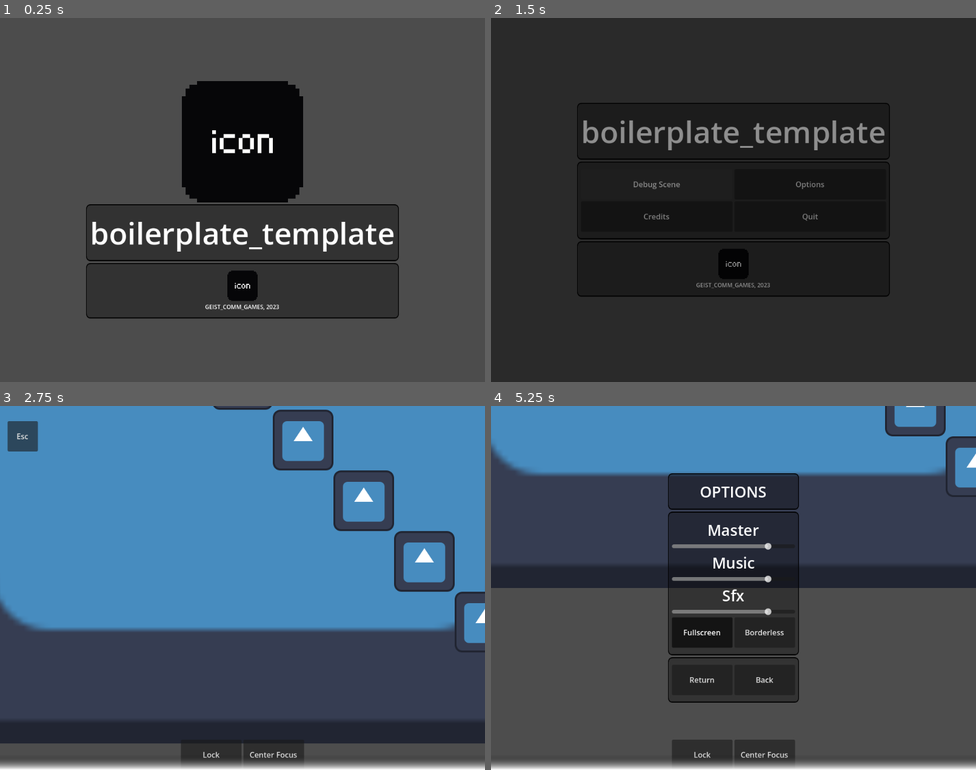
Above: before the commit, frames 1-4 (two rows, left to right).
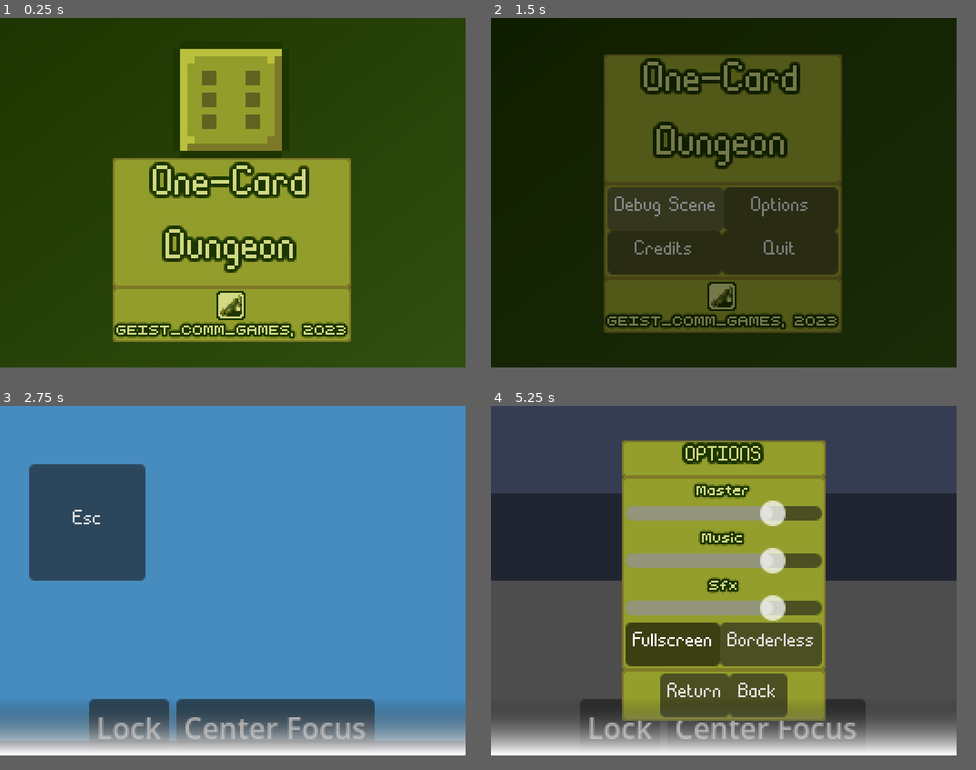
Above: after the commit, the same moments.

Repository: mperez68/one-card-clone
Game: Godot game, scene res://main_scenes/menus/splash.tscn
The game is run twice, just before and just after one commit, with the same random seed, the same clock (stepped at 60 frames per second) and the same inputs. The engine's default icon, where the game draws it, is replaced by a stand-in: a white triangle on a blue panel in a dark square. Sound files missing from this copy of the repository are replaced by a short silence.
Inputs (mouse positions are in pixels of both pictures, inside the frame that each line leads up to):
- Up to frame 1 (0.25 s): no input
- Up to frame 2 (1.5 s): tap Enter at 0.5 s; move the mouse to (840, 181) at 0.52 s; tap S (scroll_down) at 0.6 s; click (840, 181) at 0.67 s; click "Debug Scene" at 1.25 s
- Up to frame 3 (2.75 s): click "Lock" at 2 s
- Up to frame 4 (5.25 s): click "Center Focus" at 2.75 s; click "Esc" at 3.5 s; click "Borderless" at 4.25 s; click "Lock" at 5 s
In our replay, the window is 800x600 before the commit and 768x576 after it. These sizes can differ from the game's own. Grey fills any space a smaller window leaves; there, only what the larger window draws over its background counts as a difference.

The runs differ from the first frame. In frame 1, 92% of the frame differs, in the area x 0-96%, y 0-96%; in frame 2, 80%; in frame 3, 48%; in frame 4, 69%.

Commit message:
resize, basic assets

Diff:
--- a/main_scenes/menus/credits_menu.tscn
+++ b/main_scenes/menus/credits_menu.tscn
@@ -4,6 +4,7 @@
 [ext_resource type="Theme" uid="uid://dxyu51du6xt8k" path="res://resources/ui/menu_theme.tres" id="1_o7a4m"]
 [ext_resource type="LabelSettings" uid="uid://vgt8qx0a0bxr" path="res://resources/ui/footer_settings.tres" id="2_f2ib0"]
 [ext_resource type="Script" uid="uid://cvv7h4qtri4g8" path="res://main_scenes/menus/scripts/menu_control.gd" id="2_not5v"]
+[ext_resource type="PackedScene" uid="uid://bbtuq7qy671l2" path="res://ui/bg_rect.tscn" id="3_not5v"]
 [ext_resource type="Script" uid="uid://bdimxwm4psorj" path="res://ui/scripts/credits_footer.gd" id="4_not5v"]
 [ext_resource type="PackedScene" uid="uid://c1iwfo7rduuxg" path="res://ui/quit_button.tscn" id="5_p5o37"]
 [ext_resource type="PackedScene" uid="uid://c18qfne8f4xr5" path="res://ui/footer_container.tscn" id="6_o7a4m"]
@@ -17,6 +18,9 @@
 grow_vertical = 2
 theme = ExtResource("1_o7a4m")
 script = ExtResource("2_not5v")
+
+[node name="BgRect" parent="." unique_id=741438001 instance=ExtResource("3_not5v")]
+layout_mode = 0
 
 [node name="MarginContainer" type="MarginContainer" parent="." unique_id=202009754]
 layout_mode = 1
@@ -34,6 +38,10 @@
 anchors_preset = 15
 anchor_right = 1.0
 anchor_bottom = 1.0
+offset_left = -140.0
+offset_top = -119.0
+offset_right = 140.0
+offset_bottom = 119.0
 grow_horizontal = 2
 grow_vertical = 2
 
@@ -53,7 +61,7 @@
 layout_mode = 2
 
 [node name="ScrollContainer" type="ScrollContainer" parent="MarginContainer/InnerMarginsContainer/CenterContainer/VBoxContainer/CreditsPanel" unique_id=1549038246]
-custom_minimum_size = Vector2(500, 300)
+custom_minimum_size = Vector2(224, 112)
 layout_mode = 2
 
 [node name="OptionsContainer" type="VBoxContainer" parent="MarginContainer/InnerMarginsContainer/CenterContainer/VBoxContainer/CreditsPanel/ScrollContainer" unique_id=1896787059]
@@ -63,6 +71,7 @@
 
 [node name="RichTextLabel" type="RichTextLabel" parent="MarginContainer/InnerMarginsContainer/CenterContainer/VBoxContainer/CreditsPanel/ScrollContainer/OptionsContainer" unique_id=1148993353]
 layout_mode = 2
+size_flags_vertical = 3
 bbcode_enabled = true
 text = "[center]
 Made by Marc Perez ([url=https://linktr.ee/GEIST_COMM]GEIST_COMM_GAMES[/url])
@@ -72,17 +81,16 @@
 Massive Sound Library
 EastWest Sound Library
 Aseprite
-Tilesetter
-
-[/center]"
+Tilesetter[/center]"
 fit_content = true
 
 [node name="GodotVersionLabel" type="Label" parent="MarginContainer/InnerMarginsContainer/CenterContainer/VBoxContainer/CreditsPanel/ScrollContainer/OptionsContainer" unique_id=1581874423]
 layout_mode = 2
 size_flags_horizontal = 4
-text = "Made in Godot 4.6.0.stable"
+text = "Made in Godot 4.7.0.stable"
 label_settings = ExtResource("2_f2ib0")
 horizontal_alignment = 1
+vertical_alignment = 2
 script = ExtResource("4_not5v")
 
 [node name="FooterContainer" parent="MarginContainer/InnerMarginsContainer/CenterContainer/VBoxContainer" unique_id=636837887 instance=ExtResource("6_o7a4m")]
@@ -93,11 +101,12 @@
 anchors_preset = 2
 anchor_top = 1.0
 anchor_bottom = 1.0
-offset_top = -64.0
-offset_right = 128.0
+offset_top = -24.0
+offset_right = 32.0
 offset_bottom = 0.0
 grow_vertical = 0
 text = "Back"
 back = true
+save = false
 
 [connection signal="meta_clicked" from="MarginContainer/InnerMarginsContainer/CenterContainer/VBoxContainer/CreditsPanel/ScrollContainer/OptionsContainer/RichTextLabel" to="." method="_on_rich_text_label_meta_clicked"]
--- a/main_scenes/menus/main_menu.tscn
+++ b/main_scenes/menus/main_menu.tscn
@@ -4,6 +4,7 @@
 [ext_resource type="Script" uid="uid://dkfgbvo05f8o2" path="res://ui/scripts/title_label.gd" id="2_7p3sw"]
 [ext_resource type="Script" uid="uid://cvv7h4qtri4g8" path="res://main_scenes/menus/scripts/menu_control.gd" id="2_g8byo"]
 [ext_resource type="LabelSettings" uid="uid://x6yphufd1ppd" path="res://resources/ui/header_settings.tres" id="2_ids5a"]
+[ext_resource type="PackedScene" uid="uid://bbtuq7qy671l2" path="res://ui/bg_rect.tscn" id="3_wcnxn"]
 [ext_resource type="PackedScene" uid="uid://dhn5bb6wsu3fv" path="res://ui/scene_change_button.tscn" id="4_vb3i7"]
 [ext_resource type="PackedScene" uid="uid://c1iwfo7rduuxg" path="res://ui/quit_button.tscn" id="5_vb3i7"]
 [ext_resource type="Script" uid="uid://cqkdtdqupov0c" path="res://resources/scripts/path_scene_link.gd" id="6_himie"]
@@ -41,6 +42,9 @@
 script = ExtResource("2_g8byo")
 hide_for_mobile = [NodePath("MarginContainer/InnerMarginsContainer/CenterContainer/VBoxContainer/BodyContainer/VBoxContainer/HBoxContainer2/QuitButton")]
 
+[node name="BgRect" parent="." unique_id=741438001 instance=ExtResource("3_wcnxn")]
+layout_mode = 0
+
 [node name="MarginContainer" type="MarginContainer" parent="." unique_id=465557249]
 layout_mode = 1
 anchors_preset = 15
@@ -68,7 +72,8 @@
 
 [node name="TitleLabel" type="Label" parent="MarginContainer/InnerMarginsContainer/CenterContainer/VBoxContainer/TitleContainer" unique_id=246676301]
 layout_mode = 2
-text = "boilerplate_template"
+text = "One-Card
+Dungeon"
 label_settings = ExtResource("2_ids5a")
 horizontal_alignment = 1
 vertical_alignment = 1
@@ -111,6 +116,7 @@
 [node name="QuitButton" parent="MarginContainer/InnerMarginsContainer/CenterContainer/VBoxContainer/BodyContainer/VBoxContainer/HBoxContainer2" unique_id=1890902989 instance=ExtResource("5_vb3i7")]
 layout_mode = 2
 size_flags_horizontal = 3
+text = "Quit"
 save = false
 
 [node name="FooterContainer" parent="MarginContainer/InnerMarginsContainer/CenterContainer/VBoxContainer" unique_id=636837887 instance=ExtResource("9_yy0sh")]
--- a/main_scenes/menus/options_menu.tscn
+++ b/main_scenes/menus/options_menu.tscn
@@ -3,6 +3,7 @@
 [ext_resource type="LabelSettings" uid="uid://x6yphufd1ppd" path="res://resources/ui/header_settings.tres" id="1_c5csj"]
 [ext_resource type="Theme" uid="uid://dxyu51du6xt8k" path="res://resources/ui/menu_theme.tres" id="1_h1gfu"]
 [ext_resource type="Script" uid="uid://bjur6ik8nil8a" path="res://main_scenes/menus/scripts/options_menu.gd" id="1_ipjqj"]
+[ext_resource type="PackedScene" uid="uid://bbtuq7qy671l2" path="res://ui/bg_rect.tscn" id="2_qvjux"]
 [ext_resource type="PackedScene" uid="uid://c1iwfo7rduuxg" path="res://ui/quit_button.tscn" id="3_8wyxj"]
 [ext_resource type="PackedScene" uid="uid://cclwhjjeyy50w" path="res://ui/options_panel.tscn" id="4_8wyxj"]
 
@@ -14,6 +15,9 @@
 grow_horizontal = 2
 grow_vertical = 2
 script = ExtResource("1_ipjqj")
+
+[node name="BgRect" parent="." unique_id=741438001 instance=ExtResource("2_qvjux")]
+layout_mode = 0
 
 [node name="MarginContainer" type="MarginContainer" parent="." unique_id=1450593022]
 layout_mode = 1
@@ -55,9 +59,10 @@
 anchors_preset = 2
 anchor_top = 1.0
 anchor_bottom = 1.0
-offset_top = -64.0
-offset_right = 128.0
+offset_top = -24.0
+offset_right = 32.0
 offset_bottom = 0.0
 grow_vertical = 0
 text = "Back"
 back = true
+save = false
--- a/main_scenes/menus/splash.tscn
+++ b/main_scenes/menus/splash.tscn
@@ -4,7 +4,8 @@
 [ext_resource type="Script" uid="uid://b3y54ybh7go0i" path="res://main_scenes/menus/scripts/splash.gd" id="1_sgpox"]
 [ext_resource type="Script" uid="uid://dkfgbvo05f8o2" path="res://ui/scripts/title_label.gd" id="2_77x6k"]
 [ext_resource type="LabelSettings" uid="uid://x6yphufd1ppd" path="res://resources/ui/header_settings.tres" id="2_e3ffy"]
-[ext_resource type="Texture2D" uid="uid://eerq5utn18pb" path="res://assets/icons/header_icon.png" id="3_pscy7"]
+[ext_resource type="PackedScene" uid="uid://bbtuq7qy671l2" path="res://ui/bg_rect.tscn" id="3_ljax6"]
+[ext_resource type="Texture2D" uid="uid://b8fha6wm5bbne" path="res://assets/icons/dice_64.png" id="3_pscy7"]
 [ext_resource type="PackedScene" uid="uid://c18qfne8f4xr5" path="res://ui/footer_container.tscn" id="6_pscy7"]
 
 [node name="Splash" type="Control" unique_id=1964828285 node_paths=PackedStringArray("hide_for_mobile")]
@@ -18,6 +19,16 @@
 script = ExtResource("1_sgpox")
 hide_for_mobile = [NodePath("CenterContainer/VBoxContainer/PanelContainer"), NodePath("CenterContainer/VBoxContainer/FooterContainer")]
 song = ""
+
+[node name="BgRect" parent="." unique_id=741438001 instance=ExtResource("3_ljax6")]
+layout_mode = 1
+anchors_preset = 15
+anchor_right = 1.0
+anchor_bottom = 1.0
+offset_right = 0.0
+offset_bottom = 0.0
+grow_horizontal = 2
+grow_vertical = 2
 
 [node name="PauseTimer" type="Timer" parent="." unique_id=1016216947]
 unique_name_in_owner = true
@@ -47,7 +58,8 @@
 
 [node name="TitleLabel" type="Label" parent="CenterContainer/VBoxContainer/PanelContainer" unique_id=1634635203]
 layout_mode = 2
-text = "boilerplate_template"
+text = "One-Card
+Dungeon"
 label_settings = ExtResource("2_e3ffy")
 horizontal_alignment = 1
 script = ExtResource("2_77x6k")
--- a/project.godot
+++ b/project.godot
@@ -14,10 +14,10 @@
 
 [application]
 
-config/name="boilerplate_template"
+config/name="One-Card Dungeon"
 config/tags=PackedStringArray("framework")
 run/main_scene="uid://dlus41dea6h08"
-config/features=PackedStringArray("4.6", "Forward Plus")
+config/features=PackedStringArray("4.7", "Forward Plus")
 config/icon="res://icon.svg"
 
 [autoload]
@@ -30,8 +30,11 @@
 
 [display]
 
-window/size/viewport_width=1024
-window/size/viewport_height=768
+window/size/viewport_width=256
+window/size/viewport_height=192
+window/size/window_width_override=1024
+window/size/window_height_override=768
+window/stretch/mode="viewport"
 
 [input]
 
@@ -55,3 +58,7 @@
 "events": [Object(InputEventKey,"resource_local_to_scene":false,"resource_name":"","device":-1,"window_id":0,"alt_press …(192 unchanged characters)…
 ]
 }
+
+[rendering]
+
+textures/canvas_textures/default_texture_filter=0
--- a/resources/ui/footer_settings.tres
+++ b/resources/ui/footer_settings.tres
@@ -1,4 +1,10 @@
 [gd_resource type="LabelSettings" format=3 uid="uid://vgt8qx0a0bxr"]
 
+[ext_resource type="FontFile" uid="uid://mol4fxc6v1ey" path="res://assets/fonts/Micro_Chat.ttf" id="1_5sfep"]
+
 [resource]
-font_size = 12
+font = ExtResource("1_5sfep")
+font_size = 5
+font_color = Color(0.827451, 0.85490197, 0.5137255, 1)
+outline_size = 5
+outline_color = Color(0.11372549, 0.20784314, 0, 1)
--- a/resources/ui/header_settings.tres
+++ b/resources/ui/header_settings.tres
@@ -1,4 +1,10 @@
 [gd_resource type="LabelSettings" format=3 uid="uid://x6yphufd1ppd"]
 
+[ext_resource type="FontFile" uid="uid://ceg1s232ybolx" path="res://assets/fonts/Simple_Script.ttf" id="1_iwxya"]
+
 [resource]
-font_size = 64
+font = ExtResource("1_iwxya")
+font_size = 14
+font_color = Color(0.827451, 0.85490197, 0.5137255, 1)
+outline_size = 7
+outline_color = Color(0.11372549, 0.20784314, 0, 1)
--- a/resources/ui/menu_theme.tres
+++ b/resources/ui/menu_theme.tres
@@ -1,24 +1,32 @@
 [gd_resource type="Theme" format=3 uid="uid://dxyu51du6xt8k"]
 
-[sub_resource type="StyleBoxFlat" id="StyleBoxFlat_5bs8b"]
-content_margin_left = 8.0
-content_margin_top = 16.0
-content_margin_right = 8.0
-content_margin_bottom = 16.0
-bg_color = Color(0, 0, 0, 0.3372549)
-border_width_left = 1
-border_width_top = 2
-border_width_right = 1
-border_width_bottom = 2
-border_color = Color(0, 0, 0, 1)
-corner_radius_top_left = 8
-corner_radius_top_right = 8
-corner_radius_bottom_right = 8
-corner_radius_bottom_left = 8
+[ext_resource type="Texture2D" uid="uid://daeh6cel7l3cu" path="res://assets/sprites/tiles.png" id="1_1cp1y"]
+[ext_resource type="FontFile" uid="uid://ceg1s232ybolx" path="res://assets/fonts/Simple_Script.ttf" id="1_6x7we"]
+[ext_resource type="FontFile" uid="uid://mol4fxc6v1ey" path="res://assets/fonts/Micro_Chat.ttf" id="2_glb6i"]
+
+[sub_resource type="AtlasTexture" id="AtlasTexture_glb6i"]
+atlas = ExtResource("1_1cp1y")
+region = Rect2(0, 0, 16, 16)
+
+[sub_resource type="StyleBoxTexture" id="StyleBoxTexture_1cp1y"]
+texture = SubResource("AtlasTexture_glb6i")
+texture_margin_left = 2.0
+texture_margin_top = 2.0
+texture_margin_right = 2.0
+texture_margin_bottom = 2.0
+axis_stretch_horizontal = 1
+axis_stretch_vertical = 1
 
 [resource]
+default_font = ExtResource("1_6x7we")
+default_font_size = 7
+HBoxContainer/constants/separation = 0
 MarginContainer/constants/margin_bottom = 32
 MarginContainer/constants/margin_left = 16
 MarginContainer/constants/margin_right = 16
 MarginContainer/constants/margin_top = 32
-PanelContainer/styles/panel = SubResource("StyleBoxFlat_5bs8b")
+PanelContainer/styles/panel = SubResource("StyleBoxTexture_1cp1y")
+RichTextLabel/constants/outline_size = 5
+RichTextLabel/font_sizes/normal_font_size = 5
+RichTextLabel/fonts/normal_font = ExtResource("2_glb6i")
+VBoxContainer/constants/separation = 0
--- a/resources/ui/sub_header_settings.tres
+++ b/resources/ui/sub_header_settings.tres
@@ -1,4 +1,10 @@
 [gd_resource type="LabelSettings" format=3 uid="uid://bgghdhgj1v8uh"]
 
+[ext_resource type="FontFile" uid="uid://ceg1s232ybolx" path="res://assets/fonts/Simple_Script.ttf" id="1_qygds"]
+
 [resource]
-font_size = 32
+font = ExtResource("1_qygds")
+font_size = 7
+font_color = Color(0.827451, 0.85490197, 0.5137255, 1)
+outline_size = 7
+outline_color = Color(0.11372549, 0.20784314, 0, 1)
--- a/ui/audio_slider.tscn
+++ b/ui/audio_slider.tscn
@@ -1,7 +1,7 @@
 [gd_scene format=3 uid="uid://y23bf8ew2u57"]
 
 [ext_resource type="Script" uid="uid://dk7a55cssf7eq" path="res://ui/scripts/audio_slider.gd" id="1_1t0ik"]
-[ext_resource type="LabelSettings" uid="uid://bgghdhgj1v8uh" path="res://resources/ui/sub_header_settings.tres" id="2_wionk"]
+[ext_resource type="LabelSettings" uid="uid://vgt8qx0a0bxr" path="res://resources/ui/footer_settings.tres" id="2_wionk"]
 
 [node name="AudioBusSlider" type="VBoxContainer" unique_id=1087602345]
 offset_right = 40.0
@@ -12,6 +12,7 @@
 [node name="TitleLabel" type="Label" parent="." unique_id=1628227400]
 unique_name_in_owner = true
 layout_mode = 2
+text = "Master"
 label_settings = ExtResource("2_wionk")
 horizontal_alignment = 1
 vertical_alignment = 1
--- /dev/null
+++ b/ui/bg_rect.tscn
@@ -0,0 +1,15 @@
+[gd_scene format=3 uid="uid://bbtuq7qy671l2"]
+
+[sub_resource type="Gradient" id="Gradient_pscy7"]
+colors = PackedColorArray(0.11372549, 0.20784314, 0, 1, 0.1882353, 0.30980393, 0.0627451, 1)
+
+[sub_resource type="GradientTexture2D" id="GradientTexture2D_1by8w"]
+gradient = SubResource("Gradient_pscy7")
+width = 256
+height = 192
+fill_to = Vector2(1, 1)
+
+[node name="BgRect" type="TextureRect" unique_id=741438001]
+offset_right = 256.0
+offset_bottom = 192.0
+texture = SubResource("GradientTexture2D_1by8w")
--- a/ui/footer_container.tscn
+++ b/ui/footer_container.tscn
@@ -1,6 +1,6 @@
 [gd_scene format=3 uid="uid://c18qfne8f4xr5"]
 
-[ext_resource type="Texture2D" uid="uid://cq44eo38hf0ig" path="res://assets/icons/footer_icon-export.png" id="1_r4s2q"]
+[ext_resource type="Texture2D" uid="uid://dy8kbpbffjkki" path="res://assets/icons/geist_logo.png" id="1_r4s2q"]
 [ext_resource type="LabelSettings" uid="uid://vgt8qx0a0bxr" path="res://resources/ui/footer_settings.tres" id="2_q0yho"]
 [ext_resource type="Script" uid="uid://ccvt4jcjtvtea" path="res://ui/scripts/footer.gd" id="2_r4s2q"]
 
--- a/ui/sfx_button.tscn
+++ b/ui/sfx_button.tscn
@@ -1,9 +1,9 @@
-[gd_scene load_steps=2 format=3 uid="uid://dynic8aip3myr"]
+[gd_scene format=3 uid="uid://dynic8aip3myr"]
 
 [ext_resource type="Script" uid="uid://ctvxct2chu33b" path="res://ui/scripts/sfx_button.gd" id="1_chgxa"]
 
-[node name="SfxButton" type="Button"]
-custom_minimum_size = Vector2(128, 64)
+[node name="SfxButton" type="Button" unique_id=1026818470]
+custom_minimum_size = Vector2(32, 16)
 offset_right = 8.0
 offset_bottom = 8.0
 text = "Button"
Binary file added: assets/icons/dice_16.png
Not shown, added: assets/icons/dice_16.png.import
Binary file added: assets/icons/dice_32.png
Not shown, added: assets/icons/dice_32.png.import
Binary file added: assets/icons/dice_64.png
Not shown, added: assets/icons/dice_64.png.import
Binary file added: assets/icons/geist_logo.aseprite
Binary file added: assets/icons/geist_logo.png
Not shown, added: assets/icons/geist_logo.png.import
Binary file added: assets/sprites/combat_icons.aseprite
Binary file added: assets/sprites/combat_icons.png
Not shown, added: assets/sprites/combat_icons.png.import
(and 11 more such lines)
